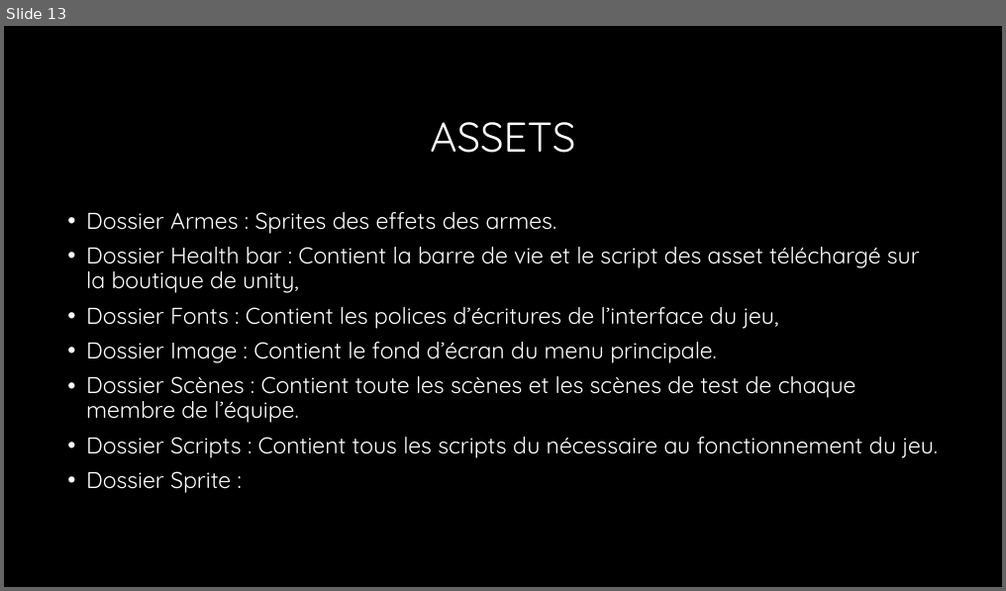
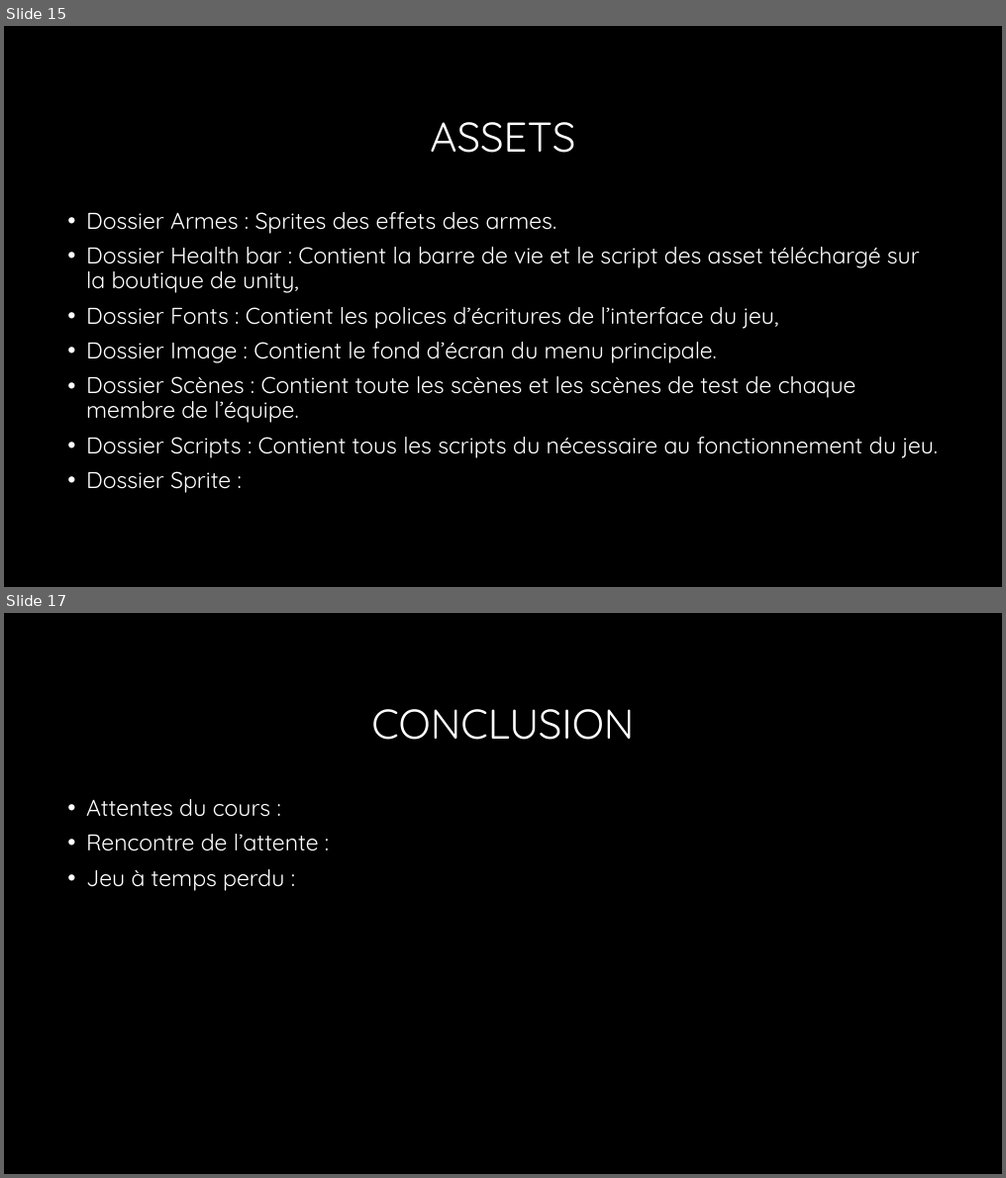
Before and after one commit to ThimbleDice/Elemental-Clash-Legend, a slide deck: Elemantal Clash PowerPoint.pptx. Shown one above the other, each under a label of ours: slide 13 before the commit, slides 15 and 17 after it; the slides between them are not shown. The pictures are 1006x591 and 1006x1178 pixels, drawn with LibreOffice and Linux fonts; fonts in the diff are those of the drawing; background and template pictures are left out. Boxes give left, top, right and bottom in pixels: in the first picture for what was removed or moved away, otherwise in the second. Text is boxed around its words. In the diff, an @@ line names an element or a change of style, - is before the commit and + after.

```diff
--- a/Elemantal Clash PowerPoint.pptx
+++ b/Elemantal Clash PowerPoint.pptx
@@ slide 17 added at [4, 613, 1002, 1174], background #000000 @@
@@ title added at [371, 709, 634, 740], 40 pt, text #FFFFFF @@
+CONCLUSION
@@ text added at [86, 799, 319, 891], 22 pt, text #FFFFFF @@
+• Attentes du cours :
+• Rencontre de l’attente :
+• Jeu à temps perdu :
@@ what was slide 13 is now slide 15 @@
```
Also in this commit, not shown: 3 slides changed, 2 other slides added.
